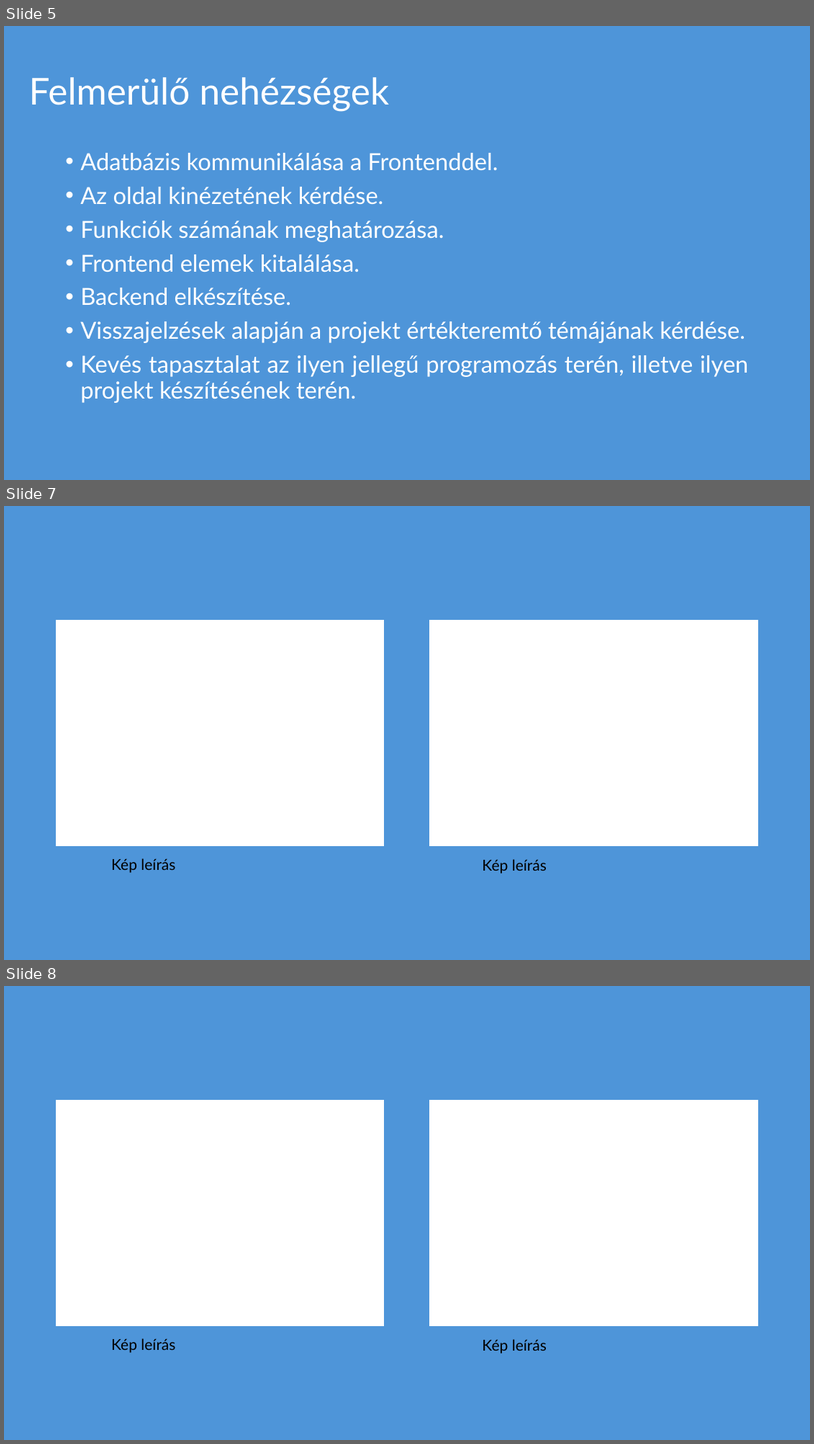
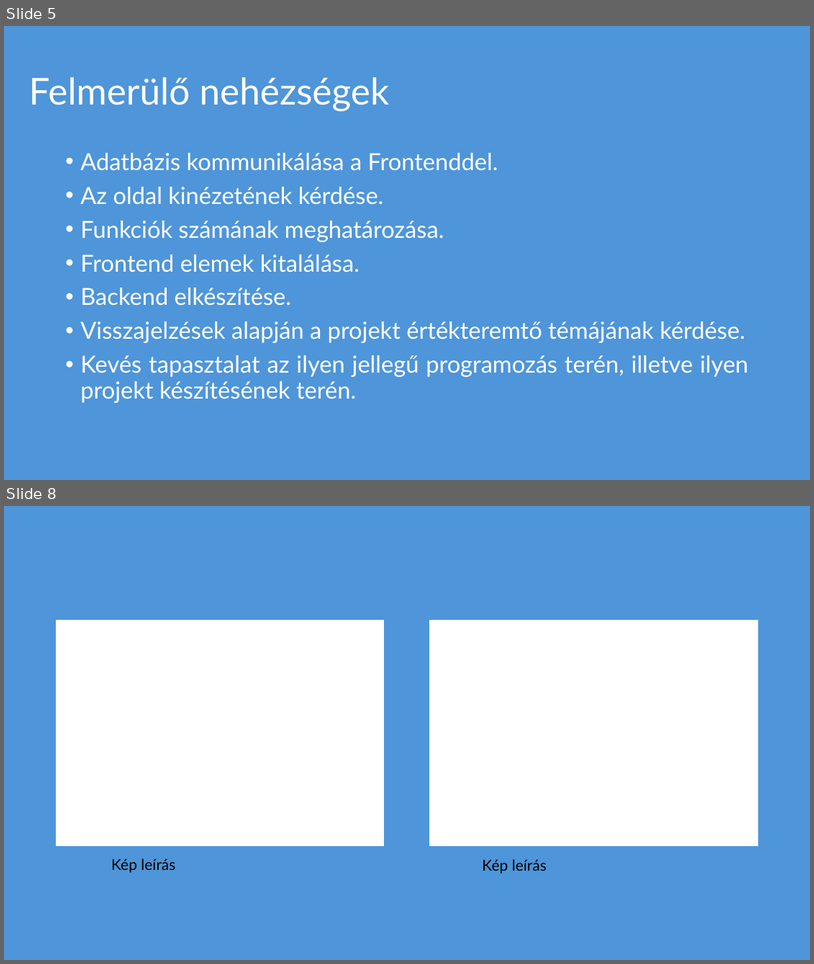
Before and after one commit to Azozzer/Projetkmunka-1-2, a slide deck: SZE_tantargyi_adatbazis.pptx. Shown one above the other, each under a label of ours: slides 5, 7 and 8 before the commit, slides 5 and 8 after it; the slides between them are not shown. The pictures are 814x1444 and 814x964 pixels, drawn with LibreOffice and Linux fonts; fonts in the diff are those of the drawing. Boxes give left, top, right and bottom in pixels: in the first picture for what was removed or moved away, otherwise in the second. Text is boxed around its words. In the diff, an @@ line names an element or a change of style, - is before the commit and + after.

```diff
--- a/SZE_tantargyi_adatbazis.pptx
+++ b/SZE_tantargyi_adatbazis.pptx
@@ slide 7 removed at (4,506,810,960), background #4E95D9 @@
@@ rectangle removed at (56,621,384,845) @@
@@ rectangle removed at (430,621,759,845) @@
@@ text removed at (111,858,175,872) @@
-Kép leírás
@@ text removed at (482,859,547,873) @@
-Kép leírás
```
Also in this commit, not shown: 1 slide changed, 1 slide added.
